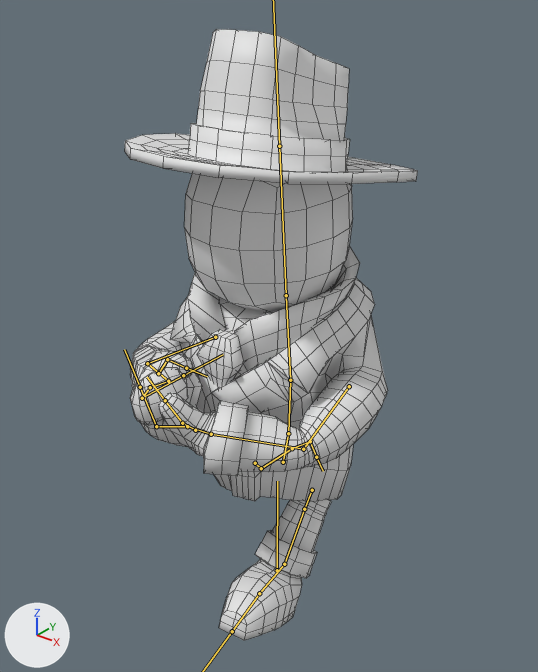
What one commit did to the FBX model Assets/_/Content/Meshes/mesh_Character.fbx.
Rendered twice from a 50 mm lens placed at (1.44, -1.85, 2.21), pointed at (-0.02, -0.03, 1.07). The axes (+X, +Y, +Z) are drawn at lower left. The lights are the same throughout. Both versions are drawn at frame 1 of the action 'mesh_Character|anim_RevolverHold'; the numbers are the values there. The bones that bend it are drawn over the model as lines. Mesh edges are drawn as thin lines.

In view in the first picture: 'Character'.
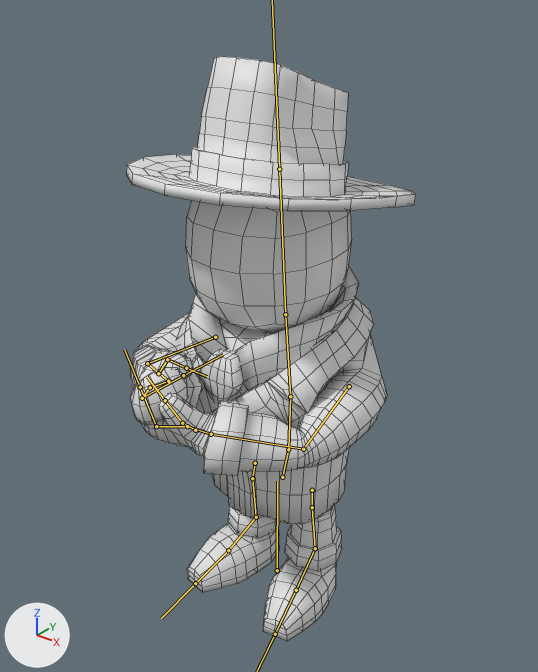
Pixel boxes (x1, y1, x2, y2) of what changed, in the pictures (538 x 672 px):
'Character', posed
    before: (125, 29, 418, 640)
    after: (126, 56, 416, 642)
bone 'b_Hip', root to tip
    before: (283, 462) to (288, 433)
    after: (282, 477) to (288, 449)
bone 'b_LegA.L', root to tip
    before: (312, 490) to (304, 509)
    after: (312, 490) to (312, 507)
bone 'b_FootA.L', root to tip
    before: (284, 564) to (259, 593)
    after: (315, 548) to (296, 590)
bone 'b_FootB.L', root to tip
    before: (259, 593) to (232, 631)
    after: (296, 590) to (275, 634)
bone 'b_LegA.R', root to tip
    before: (255, 463) to (261, 468)
    after: (255, 463) to (252, 478)
bone 'b_LegB.R', root to tip
    before: (261, 468) to (292, 448)
    after: (252, 478) to (256, 517)
bone 'b_FootA.R', root to tip
    before: (292, 448) to (310, 441)
    after: (256, 517) to (228, 550)
bone 'b_FootB.R', root to tip
    before: (310, 441) to (316, 457)
    after: (228, 550) to (195, 583)

What changed in the scene script:
```text
Change bone_b_hip:
    where bone_b_hip = bpy.data.objects['mesh_Character'].pose.bones['b_Hip']  # child of 'b_Root'
    bone_b_hip.location: (0.0, 0.068, 0.021) -> (0.0, 0.0, 0.0)
Change bone_b_lega_l:
    where bone_b_lega_l = bpy.data.objects['mesh_Character'].pose.bones['b_LegA.L']
    bone_b_lega_l.rotation_quaternion: (0.932, 0.359, -0.037, 0.004) -> (1.0, 0.0, 0.0, 0.0)  # degrees (42, -4, -1) -> degrees (0, 0, 0)
Change bone_b_foota_l:
    where bone_b_foota_l = bpy.data.objects['mesh_Character'].pose.bones['b_FootA.L']  # child of 'b_LegB.L'
    bone_b_foota_l.rotation_quaternion: (0.995, -0.099, 0.013, -0.004) -> (1.0, 0.0, 0.0, 0.0)  # degrees (-11, 1, -1) -> degrees (0, 0, 0)
Change bone_b_footb_l:
    where bone_b_footb_l = bpy.data.objects['mesh_Character'].pose.bones['b_FootB.L']  # child of 'b_FootA.L'
    bone_b_footb_l.rotation_quaternion: (0.995, -0.103, 0.017, 0.0) -> (1.0, 0.0, 0.0, 0.0)  # degrees (-12, 2, 0) -> degrees (0, 0, 0)
Change bone_b_lega_r:
    where bone_b_lega_r = bpy.data.objects['mesh_Character'].pose.bones['b_LegA.R']
    bone_b_lega_r.rotation_quaternion: (0.923, -0.382, -0.039, 0.005) -> (1.0, 0.0, 0.0, 0.0)  # degrees (-45, -4, 2) -> degrees (0, 0, 0)
Change bone_b_legb_r:
    where bone_b_legb_r = bpy.data.objects['mesh_Character'].pose.bones['b_LegB.R']  # child of 'b_LegA.R'
    bone_b_legb_r.rotation_quaternion: (0.958, -0.288, -0.005, -0.001) -> (1.0, 0.0, 0.0, 0.0)  # degrees (-33, -1, 0) -> degrees (0, 0, 0)
Change bone_b_foota_r:
    where bone_b_foota_r = bpy.data.objects['mesh_Character'].pose.bones['b_FootA.R']  # child of 'b_LegB.R'
    bone_b_foota_r.rotation_quaternion: (0.901, -0.429, -0.055, 0.016) -> (1.0, 0.0, 0.0, 0.0)  # degrees (-51, -5, 4) -> degrees (0, 0, 0)
Change bone_b_footb_r:
    where bone_b_footb_r = bpy.data.objects['mesh_Character'].pose.bones['b_FootB.R']  # child of 'b_FootA.R'
    bone_b_footb_r.rotation_quaternion: (0.969, 0.244, 0.039, 0.0) -> (1.0, 0.0, 0.0, 0.0)  # degrees (28, 4, 1) -> degrees (0, 0, 0)
```
